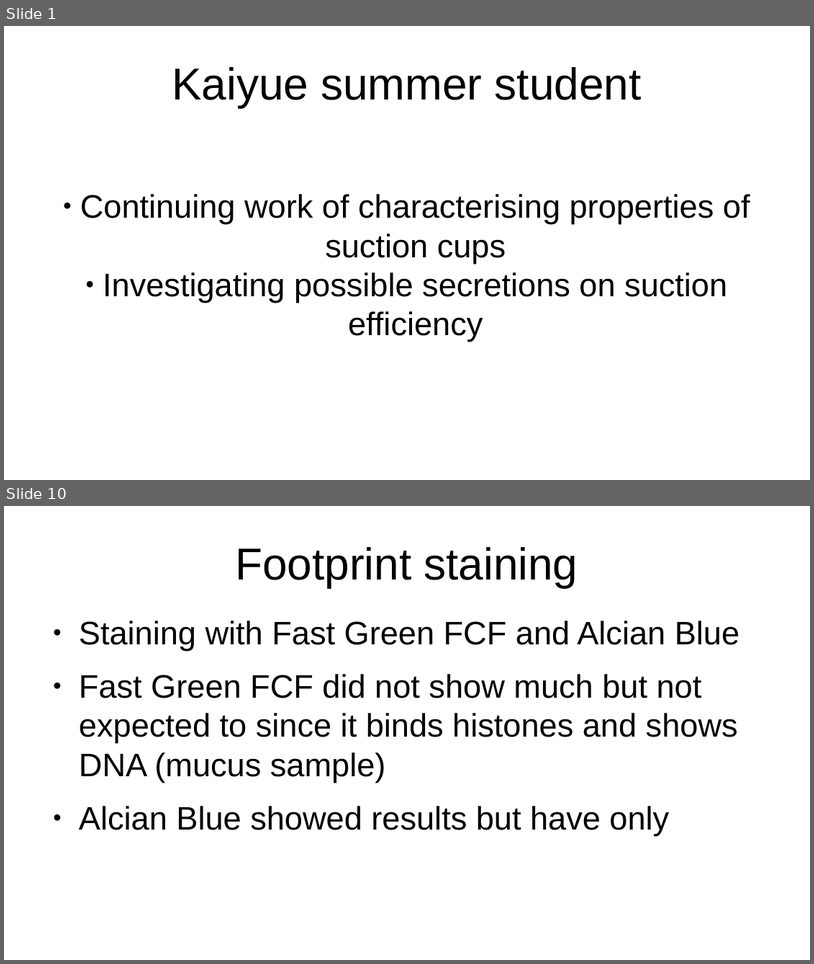
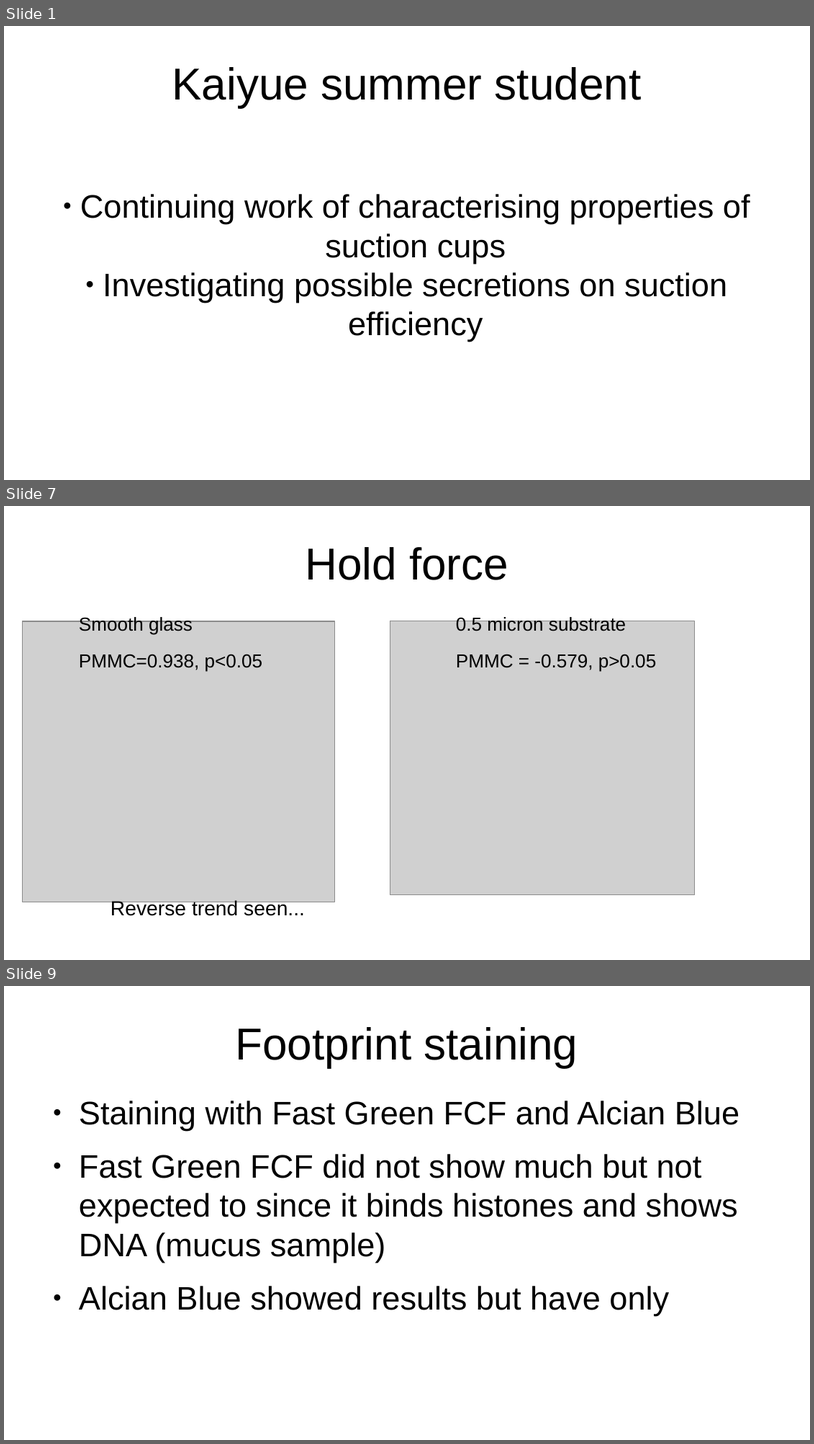
Before and after one commit to bananaturtlesandwich/beetle, a slide deck: presentation.odp. Shown one above the other, each under a label of ours: slides 1 and 10 before the commit, slides 1, 7 and 9 after it; the slides between them are not shown. The pictures are 814x964 and 814x1444 pixels, drawn with LibreOffice and Linux fonts; fonts in the diff are those of the drawing; grey boxes stand for pictures. Boxes give left, top, right and bottom in pixels: in the first picture for what was removed or moved away, otherwise in the second. Text is boxed around its words. In the diff, an @@ line names an element or a change of style, - is before the commit and + after.

```diff
--- a/presentation.odp
+++ b/presentation.odp
@@ slide 7 added at (x1=4, y1=506, x2=810, y2=960), background #FFFFFF @@
@@ title added at (x1=305, y1=547, x2=509, y2=580), 44 pt, text #000000 @@
+Hold force
@@ picture added at (x1=23, y1=621, x2=335, y2=901) @@
@@ text added at (x1=79, y1=615, x2=262, y2=672), 18.5 pt, text #000000 @@
+Smooth glass
+PMMC=0.938, p<0.05
@@ picture added at (x1=391, y1=621, x2=695, y2=895) @@
@@ text added at (x1=456, y1=615, x2=657, y2=672), 18.5 pt, text #000000 @@
+0.5 micron substrate
+PMMC = -0.579, p>0.05
@@ text added at (x1=111, y1=899, x2=305, y2=916), 20 pt, text #000000 @@
+Reverse trend seen...
@@ what was slide 10 is now slide 9 @@
```
Also in this commit, not shown: 2 slides changed, 5 other slides added, 6 slides removed, 14 other files.
